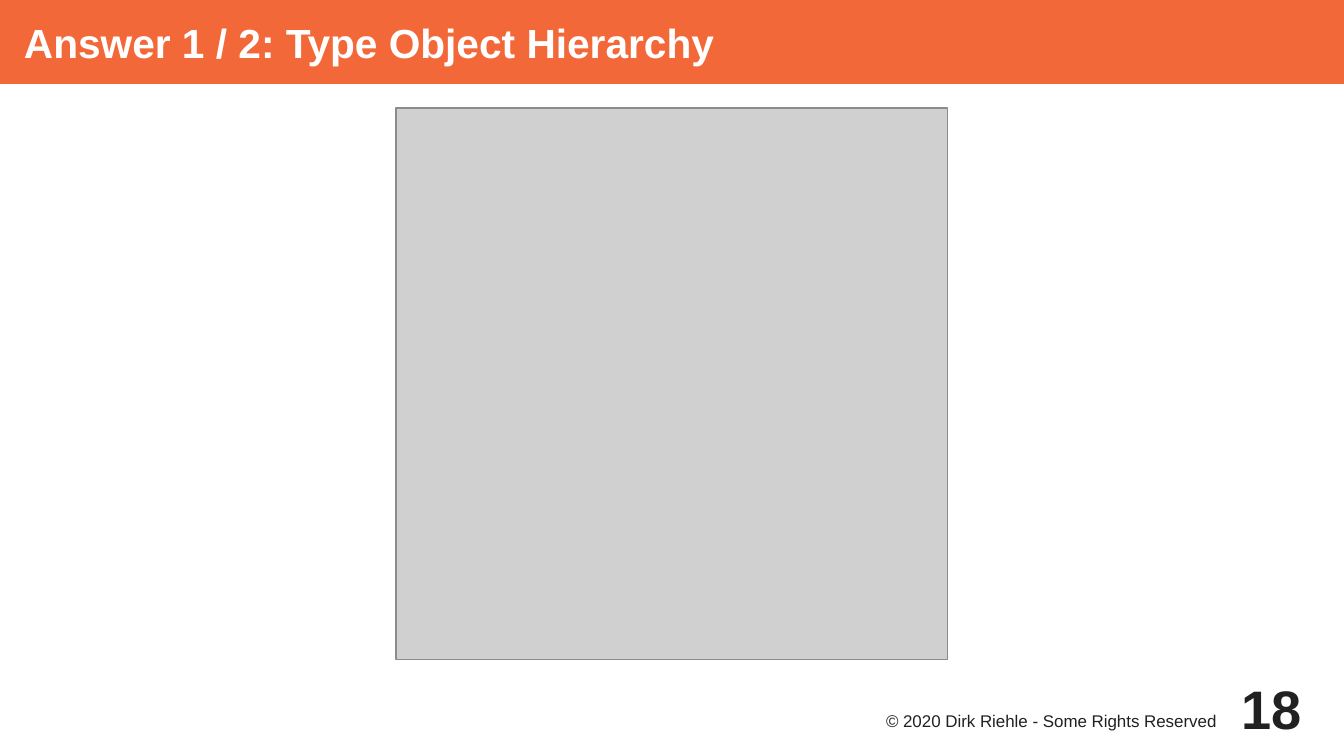
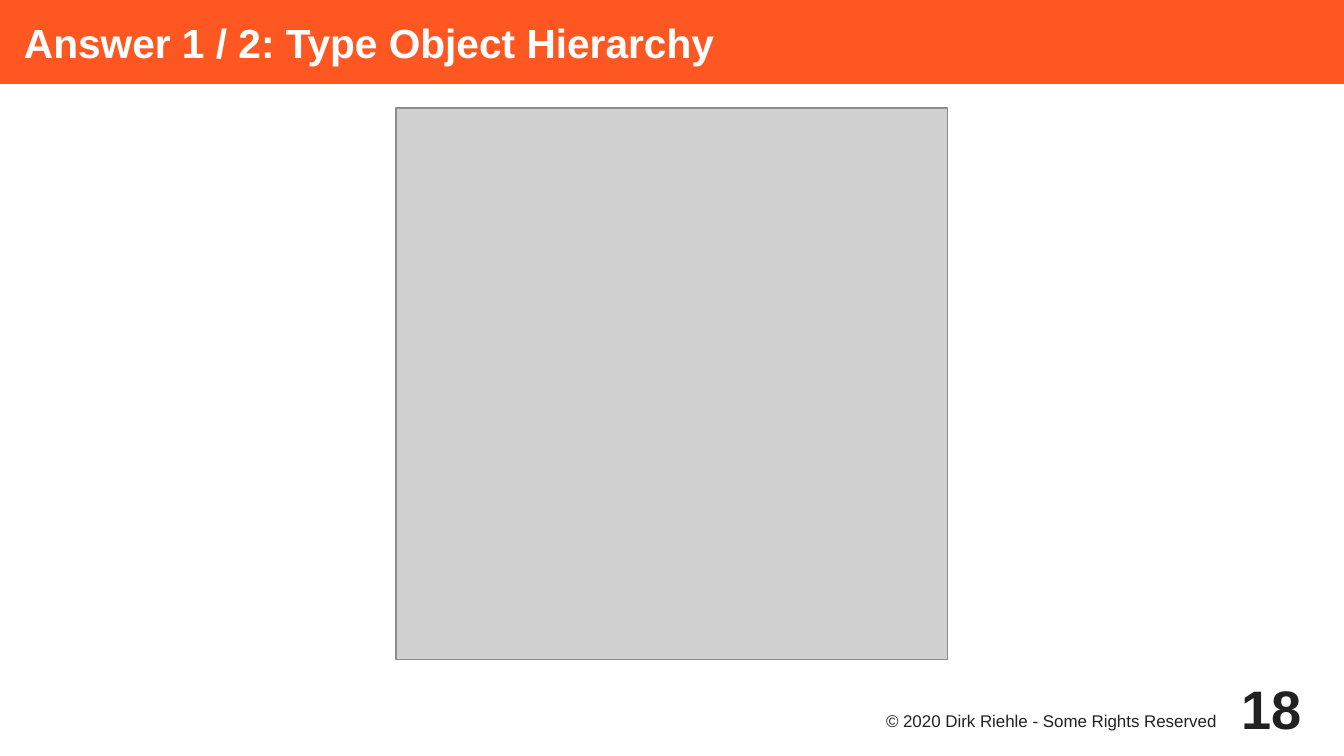
Before and after one commit to dirkriehle/adap-course, a slide deck: slide 18 of Lecture Slides/ADAP C09 - Type Objects.odp. Drawn at 1344x756 pixels with LibreOffice and Linux fonts; fonts in the diff are those of the drawing; grey boxes stand for pictures. Boxes give left, top, right and bottom in pixels: in the first picture for what was removed or moved away, otherwise in the second. Text is boxed around its words. In the diff, an @@ line names an element or a change of style, - is before the commit and + after.

```diff
--- a/Lecture Slides/ADAP C09 - Type Objects.odp
+++ b/Lecture Slides/ADAP C09 - Type Objects.odp
@@ title "Answer 1 / 2: Type ..." at [0, 0, 1344, 84]: fill #F36838 to #FF5722 @@
```
Also in this commit, not shown: 3 other slides changed, 1 other file.
